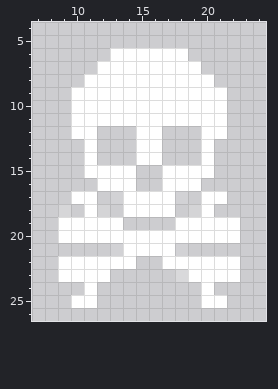
Pixel-art sprite: sdl_fun/assets/cleared.png. The picture above is the old version.
The file is 32x32 pixels. Pixels under 10% opacity are left out. Colours within 5 levels of each other are drawn and written as one. Shown: x 7..24, y 4..26.
Now the later version:
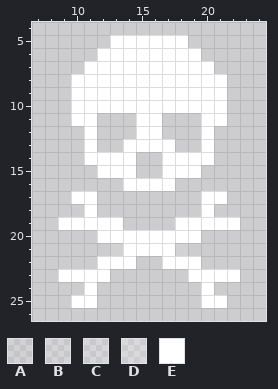
Palette (. is transparent): A #ffffff1a  B #ffffff23  C #ffffff2c  D #ffffff3c  E #ffffff
The exact change:
Colour E is added in row 5 at x 13 to 18; in row 6 at x 12 and 19; in row 7 at x 11 and 20; in row 8 at x 10 and 21; in row 13 at x 14 and 17; in row 14 at x 12 to 14 and 17 to 19.
Colour E is added in row 16 at x 15 to 16.
The edit erases colour A in row 17 at x 13 and 18.
The edit erases colour B in row 18 at x 12 and 19.
The edit erases colour C in row 18 at x 9.
The edit erases colour D in row 23 at x 18.
The edit erases colour E in row 11 at x 12 to 14 and 17 to 19; in row 12 at x 10 and 21; in row 14 at x 15 to 16; in row 15 at x 11 and 20; in row 16 at x 12 to 13 and 18 to 19; in rows 17 to 18 at x 14 to 17.
The edit erases colour E in row 20 at x 9 to 11 and 20 to 22; in row 22 at x 9 to 11 and 20 to 22.
Boxes around the changes in both pictures, in picture pixels (x1, y1, x2, y2):
changed: (58, 35, 240, 282)
